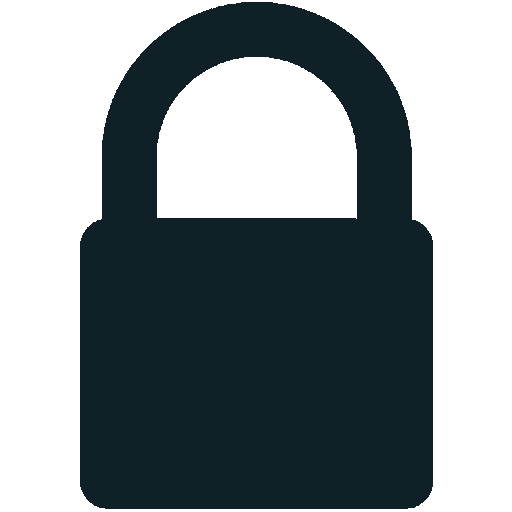
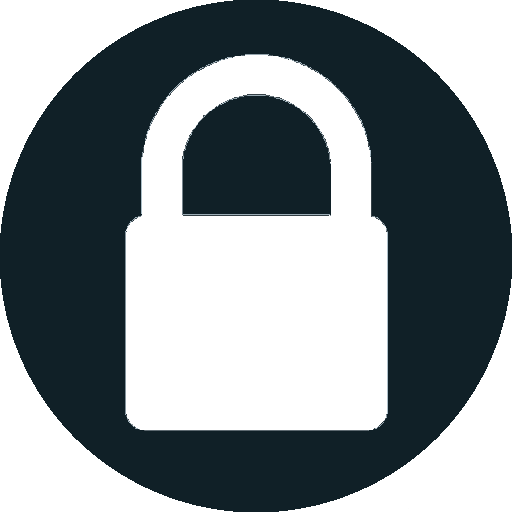
The second 512×512 image is a revision of the first. Changes to its layers:
renamed "dark copy" to "light", painted on it over [0,0,512,512]
painted on "dark" over [0,0,512,512]
